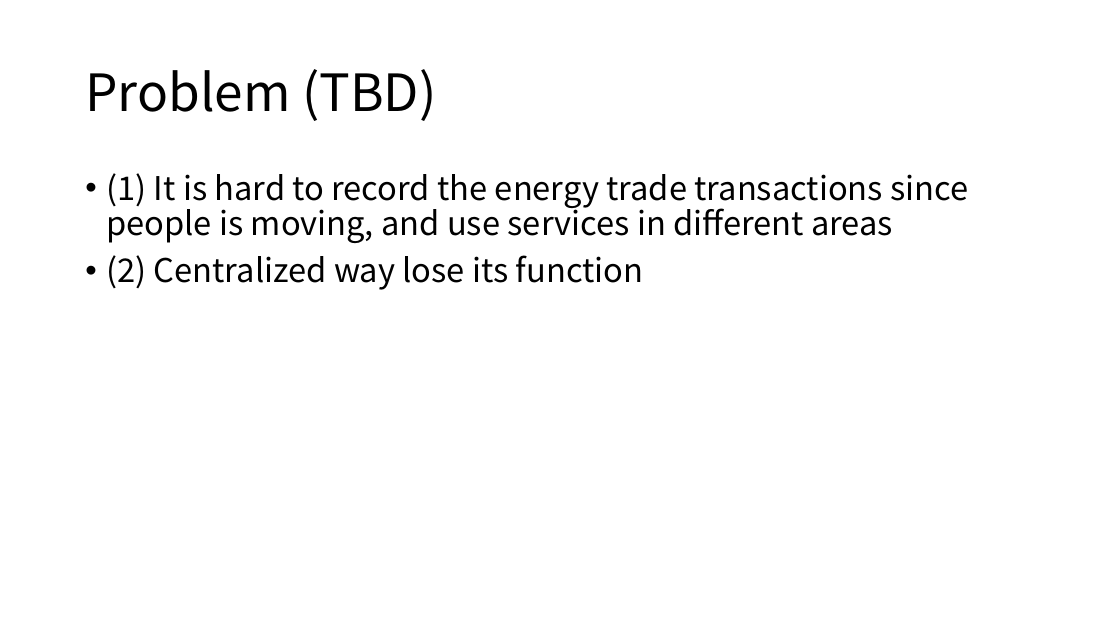
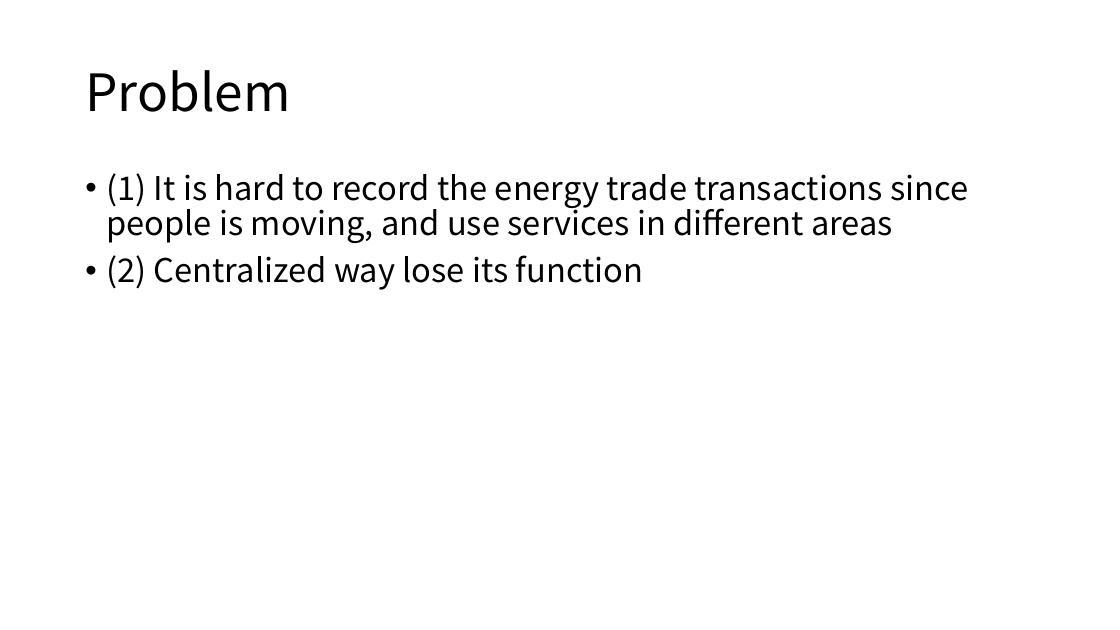
Before and after one commit to mchen798/WirelessCharge, a slide deck: slide 3 of WirlessCharger_10_21.pptx. Drawn at 1120x630 pixels with LibreOffice and Linux fonts; fonts in the diff are those of the drawing. Boxes give left, top, right and bottom in pixels: in the first picture for what was removed or moved away, otherwise in the second. Text is boxed around its words. In the diff, an @@ line names an element or a change of style, - is before the commit and + after.

```diff
--- a/WirlessCharger_10_21.pptx
+++ b/WirlessCharger_10_21.pptx
@@ title at <box>85,70,290,112</box>: text changed @@
-Problem (TBD)
+Problem
```
Also in this commit, not shown: 2 slides added, 1 other file.
